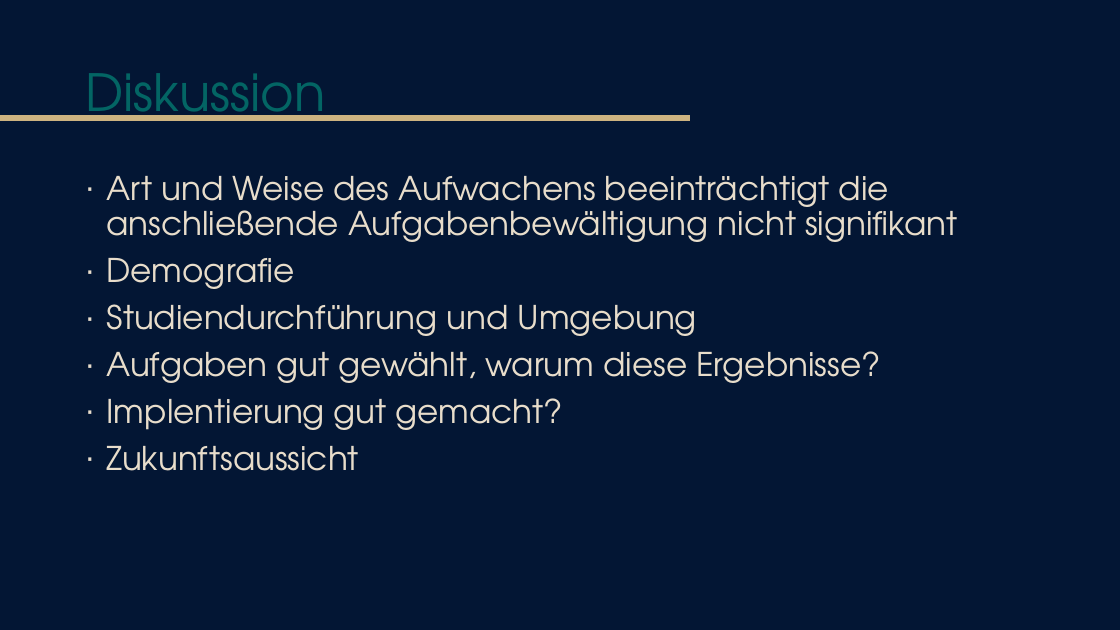
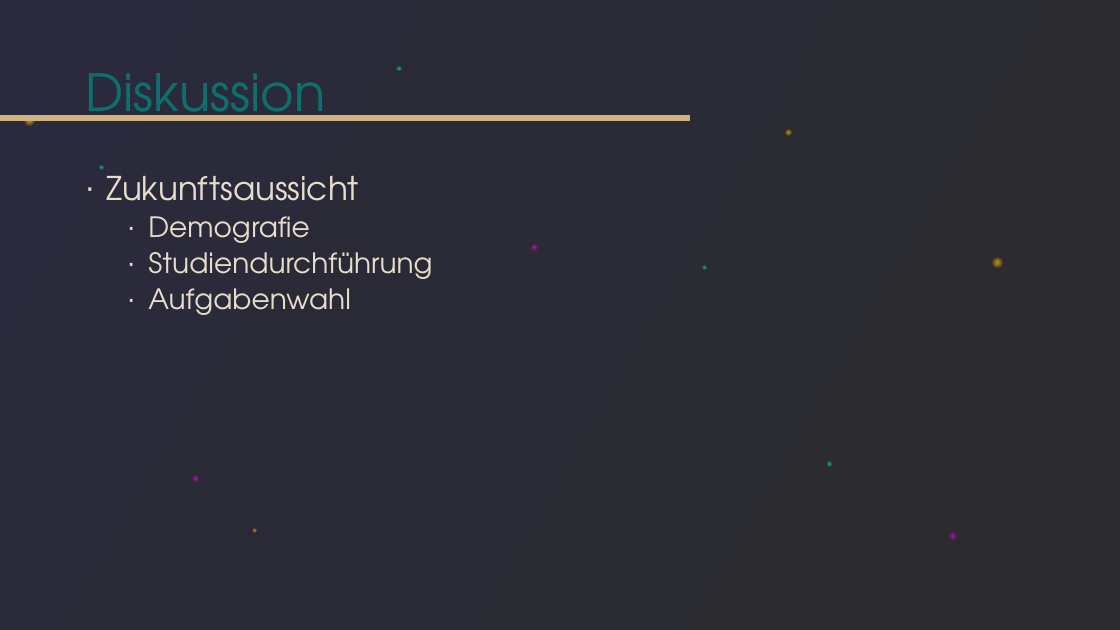
Before and after one commit to tlahmann/mci-af, a slide deck: slide 18 of presentation/Resync Studie.pptx (slide 14 before the commit). Drawn at 1120x630 pixels with LibreOffice and Linux fonts; fonts in the diff are those of the drawing. Boxes give left, top, right and bottom in pixels: in the first picture for what was removed or moved away, otherwise in the second. Text is boxed around its words. In the diff, an @@ line names an element or a change of style, - is before the commit and + after.

Commit message:
Add discussion and design

```diff
--- a/presentation/Resync Studie.pptx
+++ b/presentation/Resync Studie.pptx
@@ background #031634 to gradient #2A2A3C to #2B2B2D @@
@@ title "Diskussion" at box(85, 73, 325, 121): text colour #036564 to #0D6F6E @@
@@ ellipse added at box(397, 66, 401, 71), fill gradient #00FFCC @@
@@ line (0, 118) - (690, 118): stroke #CDB380 4.5 pt to #BF9659 4.5 pt @@
@@ ellipse added at box(24, 116, 34, 126), fill gradient #E3AB00 to #BF9000 to #B28600 @@
@@ ellipse added at box(786, 130, 792, 136), fill gradient #E3AB00 to #BF9000 to #B28600 @@
@@ ellipse added at box(99, 166, 103, 170), fill gradient #00FFCC @@
@@ text at box(106, 176, 359, 201): text changed @@
-∙ Art und Weise des Aufwachens beeinträchtigt die anschließende Aufgabenbewältigung nicht signifikant
+∙ Zukunftsaussicht
@@ text at box(148, 216, 309, 243): size 28 to 24 pt in "Demografie"; list level 1 to 2 in "Demografie" @@
@@ text at box(148, 252, 432, 315): text changed; size 28 to 24 pt @@
-∙ Studiendurchführung und Umgebung
-∙ Aufgaben gut gewählt, warum diese Ergebnisse?
-∙ Implentierung gut gemacht?
-∙ Zukunftsaussicht
+  ∙ Studiendurchführung
+  ∙ Aufgabenwahl
@@ ellipse added at box(532, 245, 539, 251), fill gradient #FF00FF to #D100D1 to #940094 @@
@@ ellipse added at box(702, 266, 707, 270), fill gradient #00FFCC @@
@@ ellipse added at box(993, 257, 1003, 267), fill gradient #E3AB00 to #BF9000 to #B28600 @@
@@ ellipse added at box(192, 476, 199, 482), fill gradient #FF00FF to #D100D1 to #940094 @@
@@ ellipse added at box(828, 462, 832, 466), fill gradient #00FFCC @@
@@ ellipse added at box(252, 528, 256, 533), fill gradient #E3AB00 to #BF9000 to #B28600 @@
@@ ellipse added at box(950, 533, 957, 539), fill gradient #FF00FF to #D100D1 to #940094 @@
```
Also in this commit, not shown: 14 other slides changed, 4 slides added.
